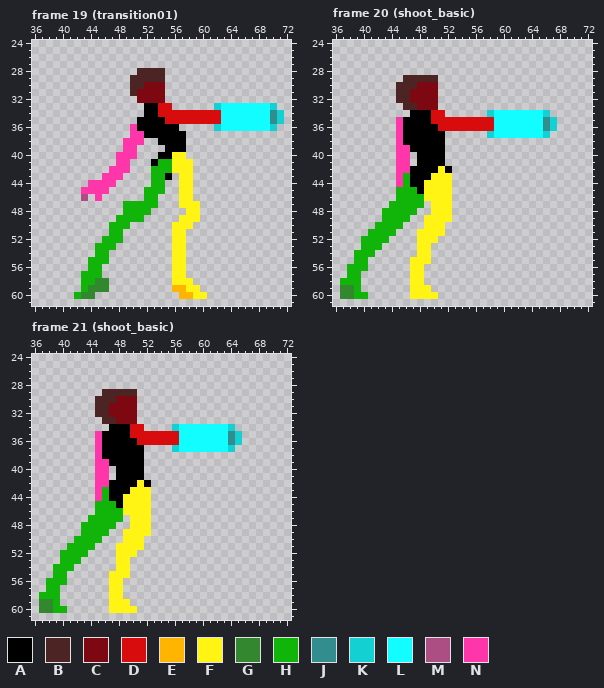
File history of a pixel-art file, Assets/Sprites/PlayerCharacter/ArmCannon/ArmCannon_animations.aseprite. That is the earlier state.
96x96 pixels, 25 frames. Shown: frame 19 (transition01): x 36..72, y 24..61; frame 20 (shoot_basic): x 36..72, y 24..61; frame 21 (shoot_basic): x 36..72, y 24..61. The commit also changed other frames, which this record leaves out.
Visible layers, top first: "InfrontVFX", "Dummy", "MagicalKnight".
Palette (. is transparent): A #000000  B #4d2424  C #7d0812  D #d80c0c  E #ffb400  F #fff413  G #33872f  H #11b50a  J #328d8e  K #13d0d2  L #12fdff  M #ac4d84  N #ff35aa
Pixels before, frame 19 (transition01), first column x 42:
28 .........BBBB.................
29 ........BBBBB.................
30 ........BBCCC.................
31 ........BCCCC.................
32 .........CCCC.................
33 ..........AADD......KLLLLLLLK.
34 ..........AADDDDDDDDDLLLLLLLJK
35 .........AAAADDDDDDDDLLLLLLLJK
36 ........NAAAAAA.....KLLLLLLLK.
37 ........NNAAAAAA..............
38 .......NNN..AAAA..............
39 .......NN....AAA..............
40 ......NNN...AAFF..............
41 ......NN...AHHFFF.............
42 .....NNN...HHHFFF.............
43 ....NNN....HHA.FF.............
44 ..NNNN.....HH..FF.............
45 .NNNN.....HHH..FF.............
46 .M.N......HH...FF.............
47 .......HHHHH...FFF............
48 .......HHHH.....FF............
49 ......HHHH.....FFF............
50 .....HHH......FFF.............
51 .....HH.......FF..............
52 ....HHH.......FF..............
53 ...HHH........FF..............
54 ...HH.........FF..............
55 ..HHH.........FF..............
56 ..HH..........FF..............
57 .HHH..........FF..............
58 .HHGG.........FFF.............
59 .HGGG.........EEFF............
60 HGG............EEFF...........
Pixels before, frame 20 (shoot_basic), first column x 37:
29 .........BBBBB.................
30 ........BBBCCC.................
31 ........BBCCCC.................
32 ........BBCCCC.................
33 .........BBCCC.................
34 ..........AAADD......KLLLLLLLK.
35 ........NAAAADDDDDDDDDLLLLLLLJK
36 ........NAAAAADDDDDDDDLLLLLLLJK
37 ........NAAAAAA......KLLLLLLLK.
38 ........NAAAAAA................
39 ........NNAAAAA................
40 ........NN.AAAA................
41 ........NN.AAAA................
42 ........NNAAAAFA...............
43 ........NHAAAFFF...............
44 ........NHAAFFFF...............
45 ........HHHAFFFF...............
46 ........HHHHFFFF...............
47 .......HHHHH.FFF...............
48 ......HHHHH..FFF...............
49 ......HHHH..FFFF...............
50 .....HHHH...FFF................
51 ....HHHH...FFFF................
52 ...HHHH....FFF.................
53 ...HHH.....FF..................
54 ..HHH......FF..................
55 ..HH......FFF..................
56 .HHH......FF...................
57 .HH.......FF...................
58 HHH.......FF...................
59 GGH.......FFF..................
60 GGHH......FFFF.................
Pixels before, frame 21 (shoot_basic), first column x 37:
29 .........BBBBB...............
30 ........BBBCCC...............
31 ........BBCCCC...............
32 ........BBCCCC...............
33 .........BBCCC...............
34 ..........AAADD....KLLLLLLLK.
35 ........NAAAADDDDDDDLLLLLLLJK
36 ........NAAAAADDDDDDLLLLLLLJK
37 ........NAAAAAA....KLLLLLLLK.
38 ........NAAAAAA..............
39 ........NNAAAAA..............
40 ........NN.AAAA..............
41 ........NN.AAAA..............
42 ........NNAAAAFA.............
43 ........NHAAAFFF.............
44 ........NHAAFFFF.............
45 ........HHHAFFFF.............
46 ........HHHHFFFF.............
47 .......HHHHH.FFF.............
48 ......HHHHH..FFF.............
49 ......HHHH..FFFF.............
50 .....HHHH...FFF..............
51 ....HHHH...FFFF..............
52 ...HHHH....FFF...............
53 ...HHH.....FF................
54 ..HHH......FF................
55 ..HH......FFF................
56 .HHH......FF.................
57 .HH.......FF.................
58 HHH.......FF.................
59 GGH.......FFF................
60 GGHH......FFFF...............
After the commit:
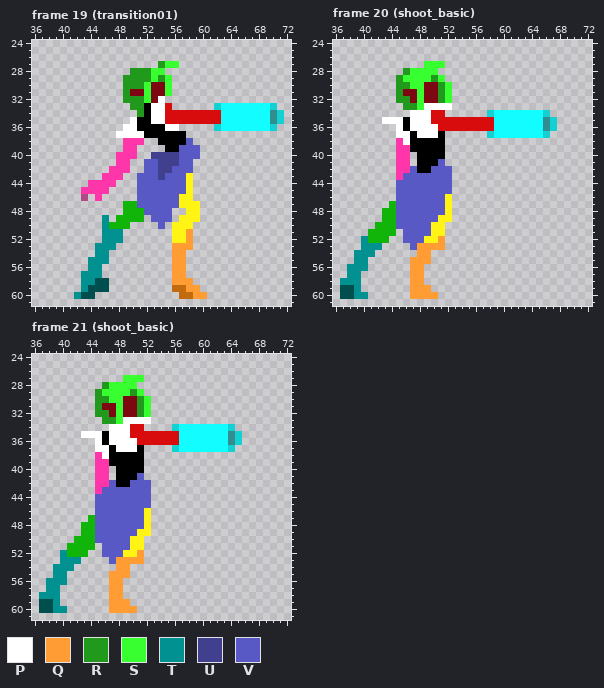
Colours new in this view: P #ffffff  Q #ff9c34  R #21991c  S #38ff2f  T #019190  U #40408e  V #5959c6
Difference:
layer "Greaves" added
layer "skirt thingy" added
layer "hair" added
layer "pauldrons" added
colour E: #ffb400 -> #c26a0e
colour G: #33872f -> #004e4d
Changed rows in their new state; - is a pixel that keeps its letter.
Frame 19 (transition01):
first column x 42:
27 ------------RSS----
28 --------RRRSS------
29 -------RRRRSRS-----
30 -------RRRS--S-----
31 -------RC-S--S-----
32 -------RRRS-P------
33 --------RR-PP------
34 ---------R-PP------
35 --------P--PP------
36 -------PP----PP----
37 ------PPPP---------
38 ----------------V--
39 ---------------VVV-
40 -----------UUUUVVV-
41 ----------VVUUUVV--
42 ----------VVUUVVV--
43 ---------VVVUVVV---
44 ---------VVVVVVV---
45 ---------VVVVVVV---
46 ---------VVVVVV----
47 ---------VVVVVV----
48 ----------VVVV-----
49 ----T------VVV-----
50 ----T-------V------
51 ----TTT---------Q--
52 ----TTT---------Q--
53 ---TTT--------QQQ--
54 ---TT---------QQ---
55 --TTT---------QQ---
56 --TT----------QQ---
57 -TTT----------QQ---
58 -TT-----------QQQ--
59 -T--------------QQ-
60 T----------------QQ
Frame 20 (shoot_basic):
first column x 37:
27 ------------SSS-
28 ---------RSSSS--
29 --------RSSSSRS-
30 --------RRSS--RS
31 --------RC-S--RS
32 --------RR-S--RS
33 ---------RRSPPPP
34 ----------PPP---
35 ------PPP-PPP---
36 --------P-PPPP--
37 --------PP-PPP--
38 ---------P------
41 --------------V-
42 ----------V--VVV
43 ---------VVVVVVV
44 --------VVVVVVVV
45 --------VVVVVVVV
46 --------VVVVVVV-
47 --------VVVVVVV-
48 --------VVVVVVV-
49 --------VVVVVV--
50 --------VVVVV---
51 ---------VVVV---
52 ---T-----VVV--Q-
53 ---TTT----VQQQQ-
54 --TTT------QQ---
55 --TT------QQQ---
56 -TTT------QQ----
57 -TT-------QQ----
58 TTT-------QQ----
59 --T-------QQQ---
60 --TT------QQQQ--
Frame 21 (shoot_basic): the same change as frame 20 (shoot_basic)
